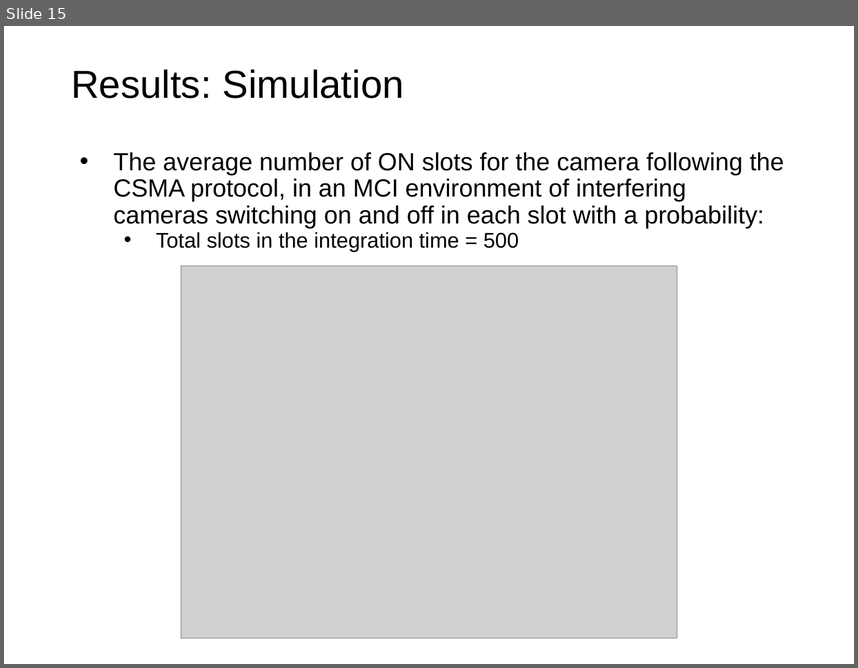
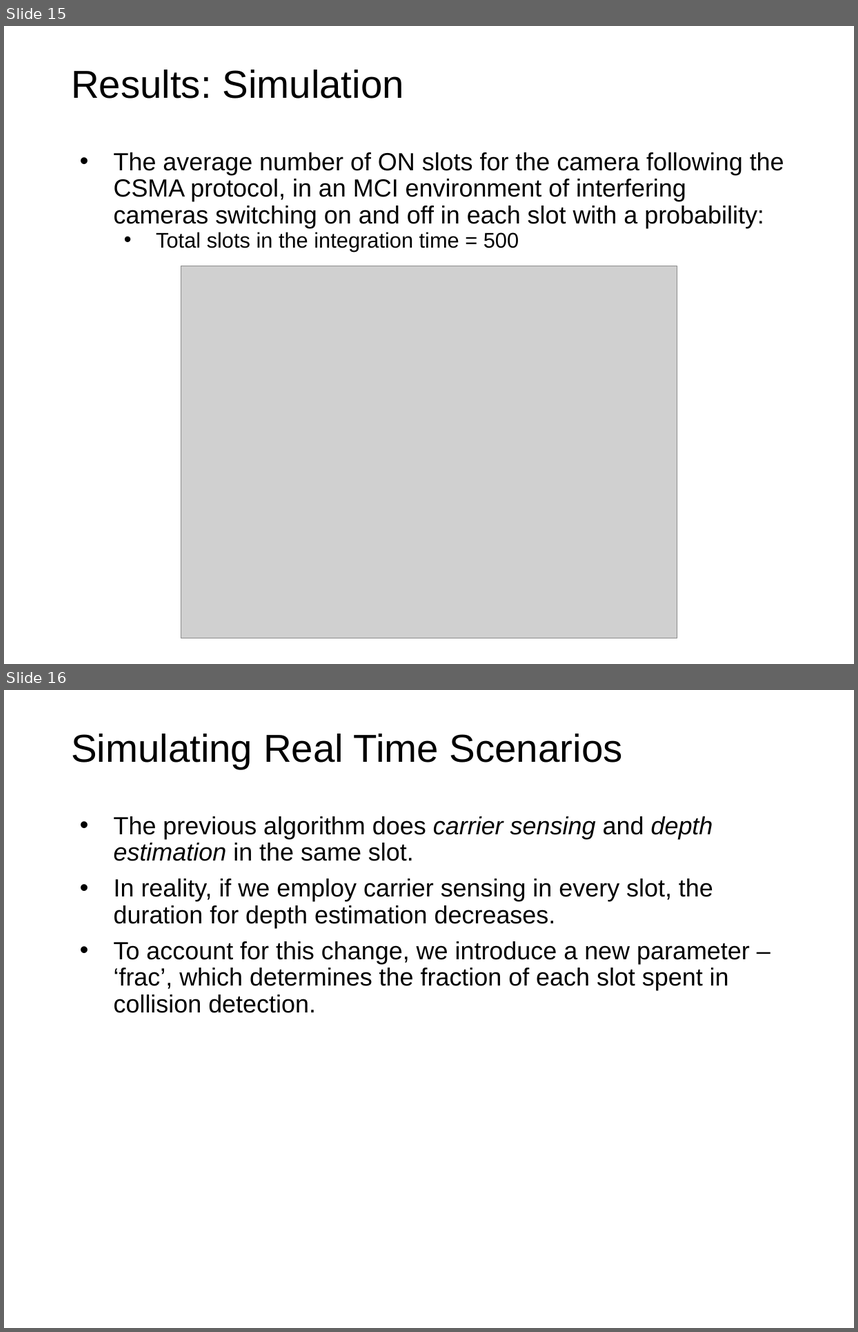
Before and after one commit to DivyanshuSaxena/Multi-Camera-Interference, a slide deck: Combating MCI using Carrier Sensing.pptx. Shown one above the other, each under a label of ours: slide 15 before the commit, slides 15 and 16 after it. The pictures are 858x668 and 858x1332 pixels, drawn with LibreOffice and Linux fonts; fonts in the diff are those of the drawing; grey boxes stand for pictures; background and template pictures are left out. Boxes give left, top, right and bottom in pixels: in the first picture for what was removed or moved away, otherwise in the second. Text is boxed around its words. In the diff, an @@ line names an element or a change of style, - is before the commit and + after.

```diff
--- a/Combating MCI using Carrier Sensing.pptx
+++ b/Combating MCI using Carrier Sensing.pptx
@@ slide 16 added at [4, 690, 854, 1328], background picture (left out) @@
@@ title added at [71, 733, 623, 769], 33 pt, text #000000 @@
+Simulating Real Time Scenarios
@@ text added at [114, 816, 750, 1013], 21 pt, text #000000 @@
+• The previous algorithm does carrier sensing and depth estimation in the same slot.
+• In reality, if we employ carrier sensing in every slot, the duration for depth estimation decreases.
+• To account for this change, we introduce a new parameter – ‘frac’, which determines the fraction of each slot spent in collision detection.
```
Also in this commit, not shown: 1 slide changed, 10 other slides added, 1 other file.
